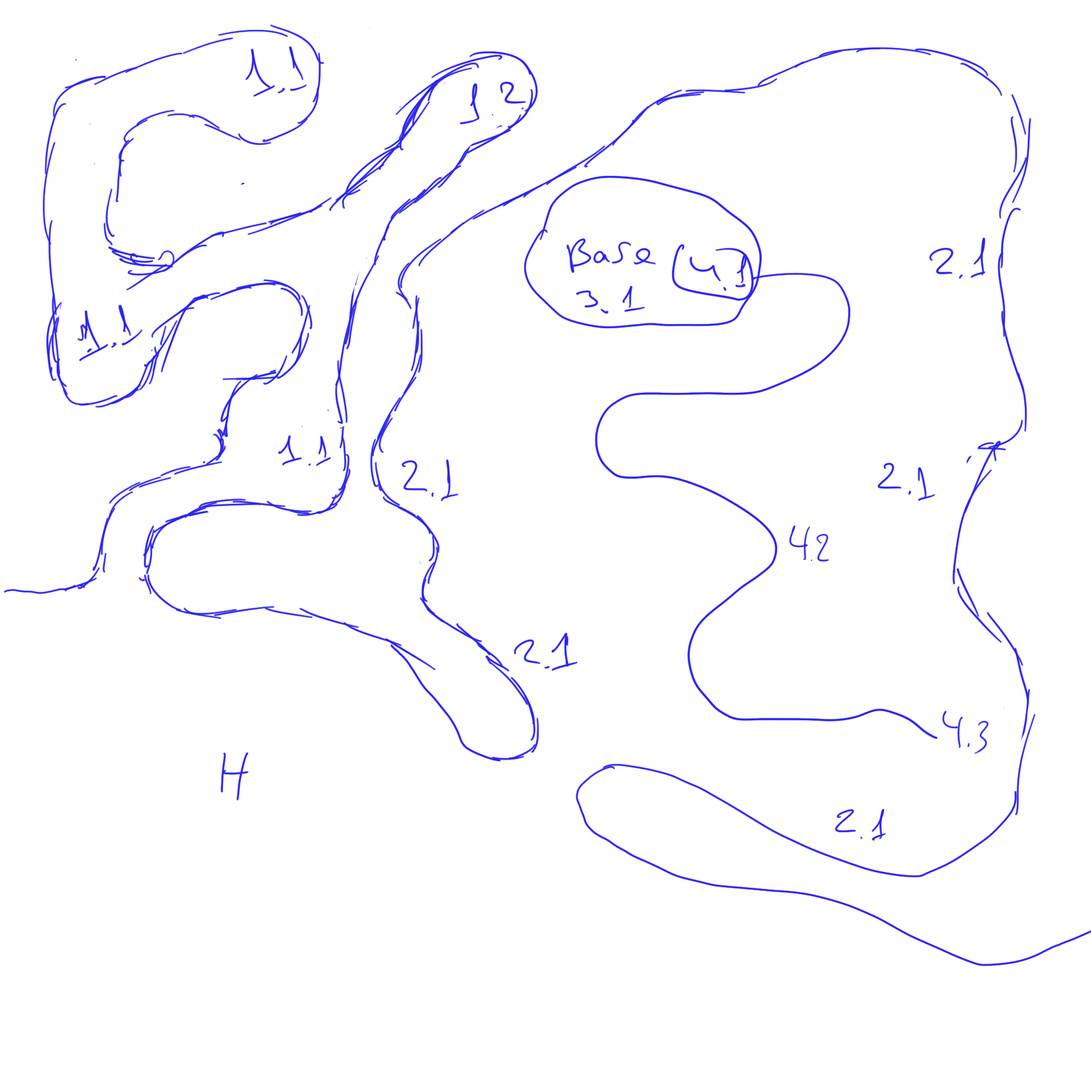
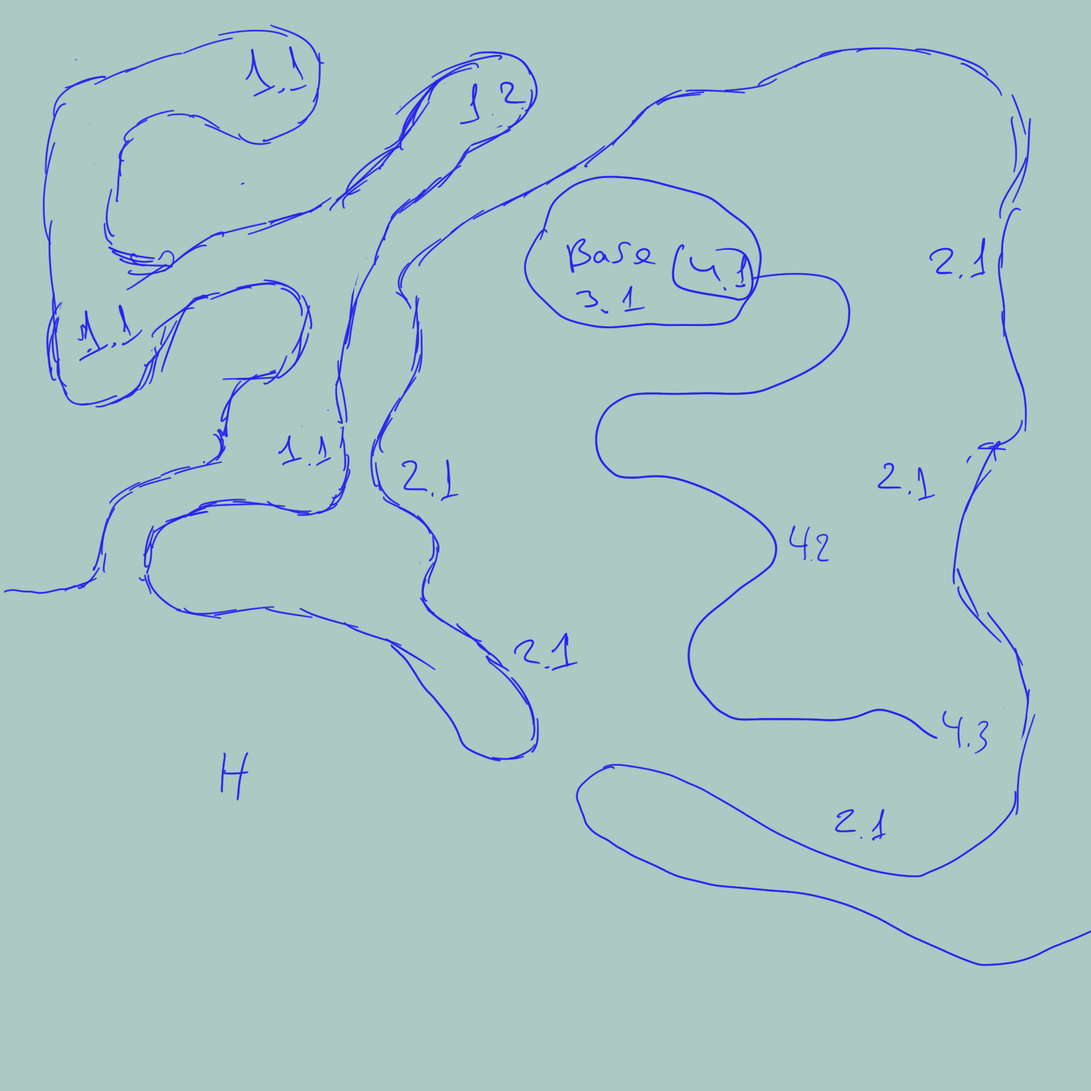
Comparing the layer stacks of the two 1091 x 1091 images. Changes:
painted on "Layer 2" over [0, 0, 1091, 1091]
